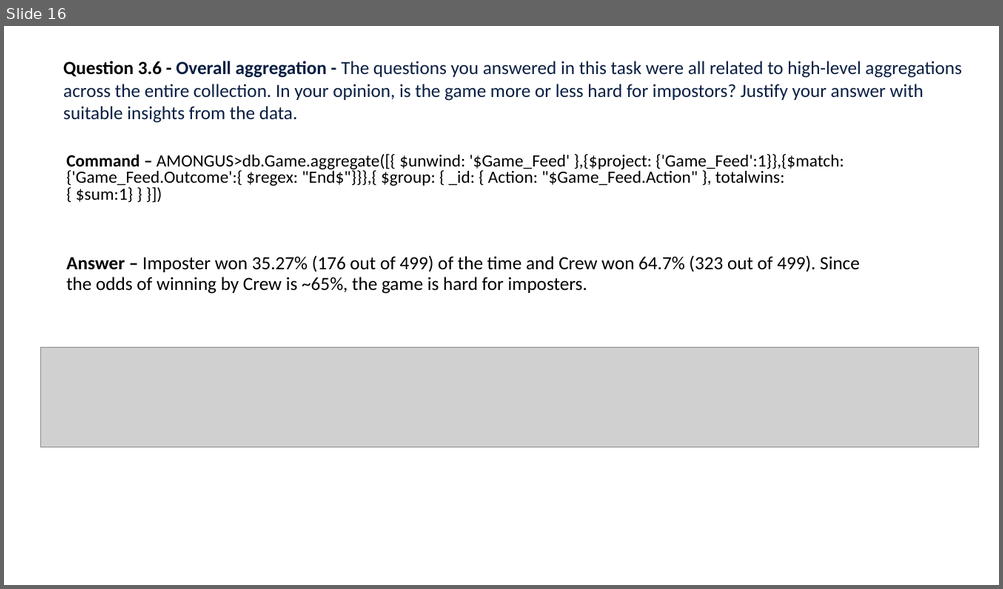
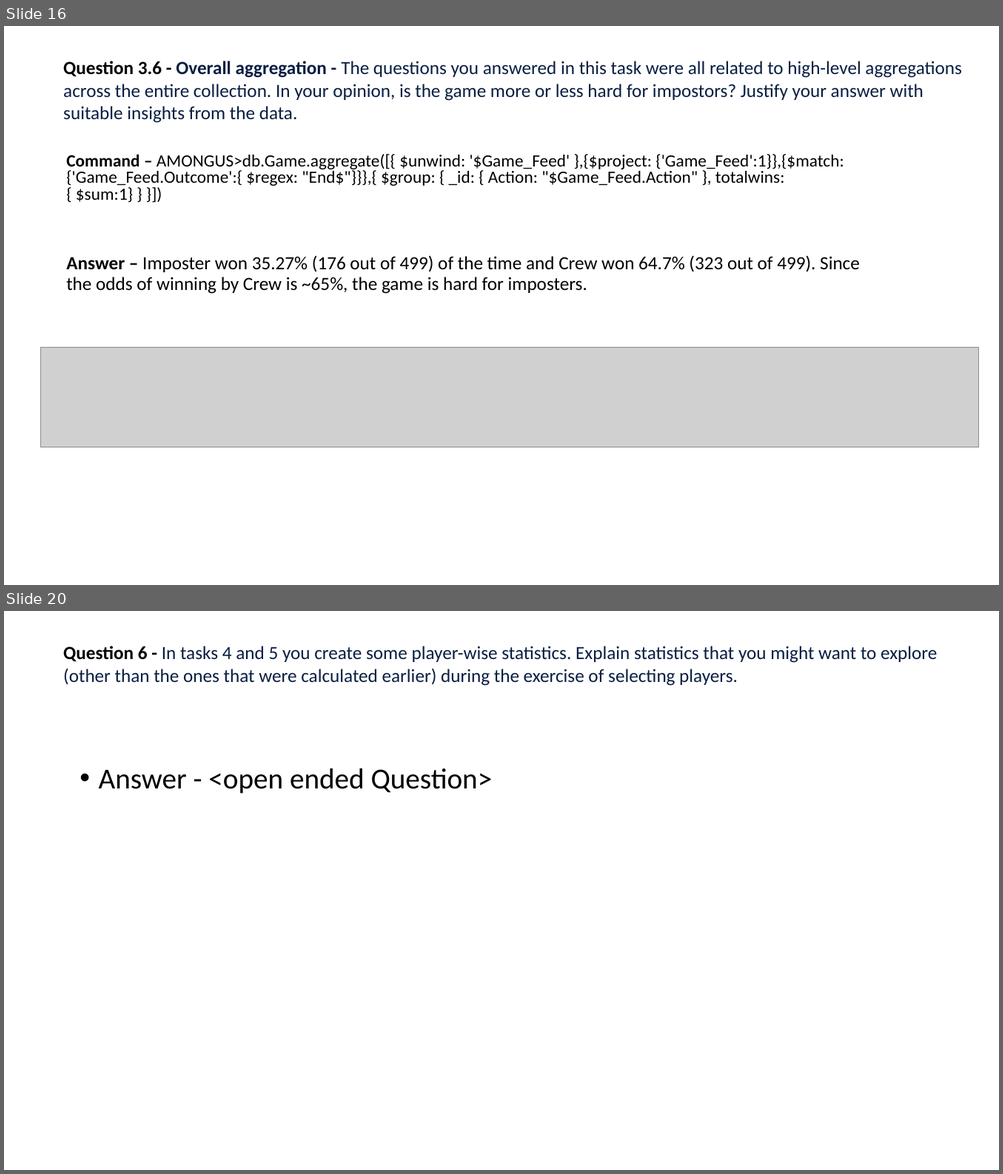
Before and after one commit to ballurai/AmongUSMongoDB-1, a slide deck: AmongUS Assignment.pptx. Shown one above the other, each under a label of ours: slide 16 before the commit, slides 16 and 20 after it; the slides between them are not shown. The pictures are 1003x589 and 1003x1174 pixels, drawn with LibreOffice and Linux fonts; fonts in the diff are those of the drawing; grey boxes stand for pictures. Boxes give left, top, right and bottom in pixels: in the first picture for what was removed or moved away, otherwise in the second. Text is boxed around its words. In the diff, an @@ line names an element or a change of style, - is before the commit and + after.

```diff
--- a/AmongUS Assignment.pptx
+++ b/AmongUS Assignment.pptx
@@ slide 20 added at bbox=[4, 611, 999, 1170], background #FFFFFF @@
@@ text added at bbox=[63, 646, 936, 686], 18 pt, text #091E42 @@
+Question 6 - In tasks 4 and 5 you create some player-wise statistics. Explain statistics that you might want to explore (other than the ones that were calculated earlier) during the exercise of selecting players.
@@ text added at bbox=[99, 768, 492, 794], 28 pt, text #000000 @@
+• Answer - <open ended Question>
```
Also in this commit, not shown: 2 slides changed, 3 other slides added.
